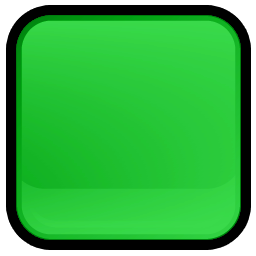
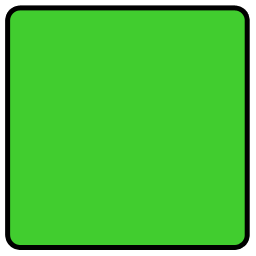
Two versions of the same layered image (256x256). Layer-by-layer changes:
added layer "Shape 1" above "Layer 0" over [10, 10, 245, 245]
hid "Layer 0" over [16, 15, 241, 240]
